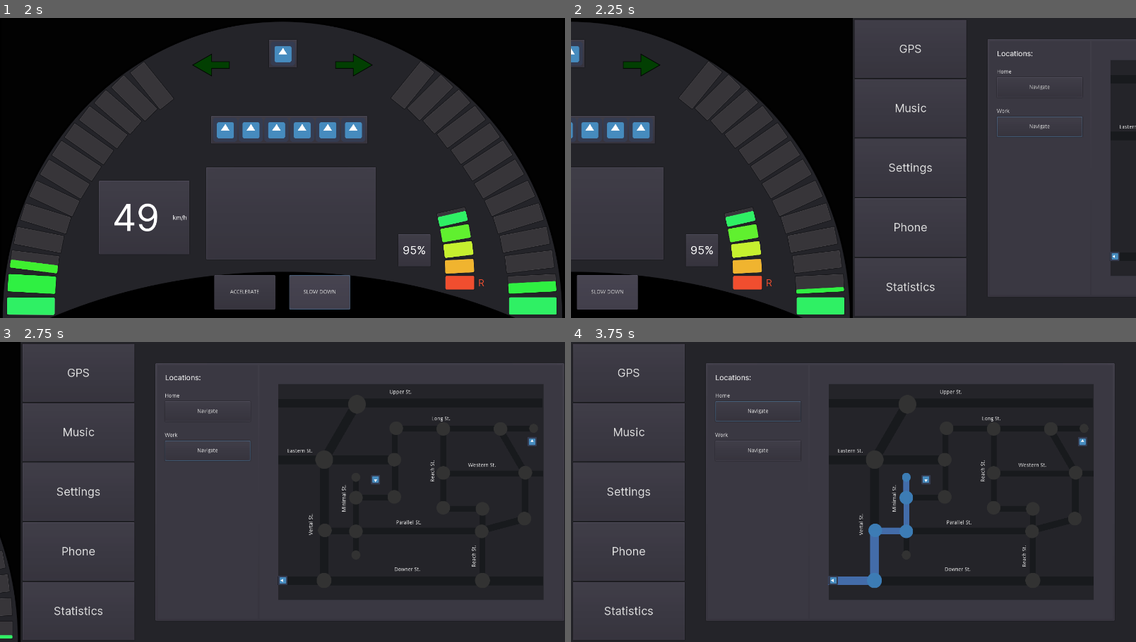
Above: before the commit, frames 1-4 (two rows, left to right).
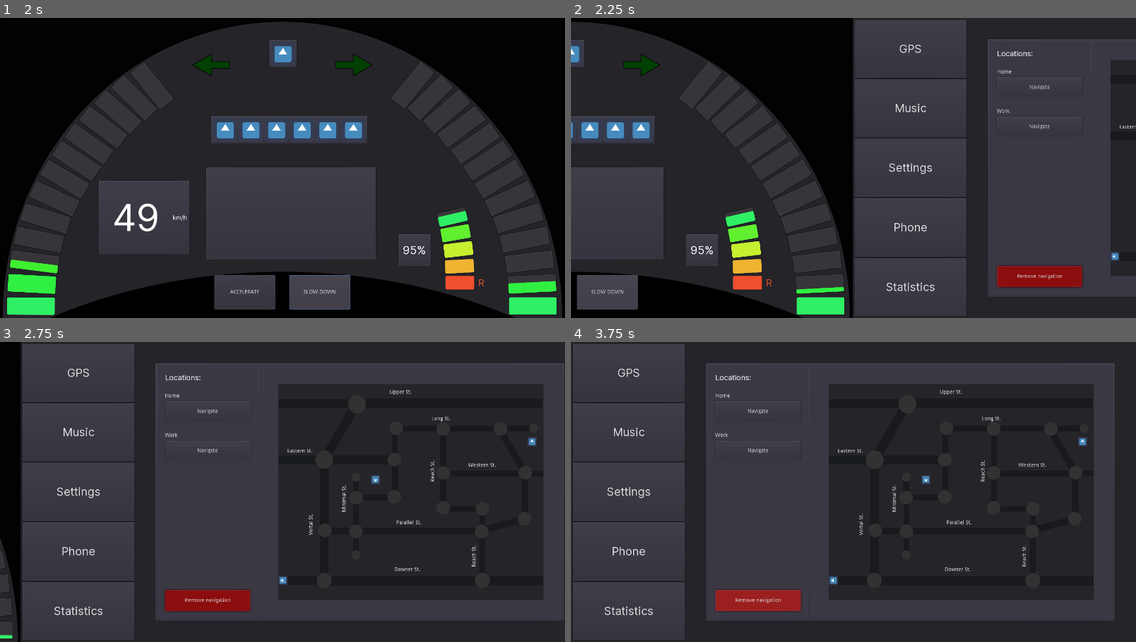
Above: after the commit, the same moments.

Repository: przadkap/car-dashboard
Game: Godot game, scene res://App.tscn
Two runs of this game, one before a commit and one after it. Both use one fixed random seed, a clock stepped at 60 frames per second and the inputs below. The engine's default icon, where the game draws it, is replaced by a stand-in: a white triangle on a blue panel in a dark square. Sound files missing from this copy of the repository are replaced by a short silence.
Inputs (mouse positions are in pixels of both pictures, inside the frame that each line leads up to):
- Up to frame 1 (2 s): click "ACCELERATE" at 0.5 s; click "SLOW DOWN" at 1.25 s
- Up to frame 2 (2.25 s): tap Enter at 2 s; hold Right from 2.03 s (still down); tap 0 at 2.1 s
- Up to frame 3 (2.75 s): keep holding Right
- Up to frame 4 (3.75 s): release Right at 2.75 s; click "Navigate" at 2.75 s; click (757, 600) at 3.5 s, where only the run after the commit has a clickable "Remove navigation"

Frame 1 is identical in both runs. In frame 2, 1.2% of the frame differs, in the area x 75-91%, y 32-90%; in frame 3, 1.2%; in frame 4, 2.1%, in the area x 25-61%, y 19-90%.

Commit message:
add reset nav button, fix for music

Diff:
--- a/Car Dashboard/App.tscn
+++ b/Car Dashboard/App.tscn
@@ -23,7 +23,10 @@
 [ext_resource path="res://images/BTWMask.png" type="Texture" id=21]
 [ext_resource path="res://images/circle_black.png" type="Texture" id=22]
 [ext_resource path="res://MMScreen/GPS.gd" type="Script" id=23]
+[ext_resource path="res://MMScreen/styleboxes/buttons/warning-normal.stylebox" type="StyleBox" id=24]
 [ext_resource path="res://MMScreen/styleboxes/inactive.stylebox" type="StyleBox" id=25]
+[ext_resource path="res://MMScreen/styleboxes/buttons/warning-hover.tres" type="StyleBox" id=26]
+[ext_resource path="res://MMScreen/styleboxes/buttons/warning-pressed.stylebox" type="StyleBox" id=27]
 
 [sub_resource type="DynamicFont" id=1]
 size = 100
@@ -1047,6 +1050,25 @@
 size_flags_vertical = 3
 text = "Navigate"
 
+[node name="Separator" type="Control" parent="MultimediaScreen/PanelContainer/SideSeparator/Content/GPS/HBoxContainer/Locations/LocationList"]
+margin_top = 265.0
+margin_right = 227.0
+margin_bottom = 549.0
+size_flags_horizontal = 3
+size_flags_vertical = 3
+size_flags_stretch_ratio = 5.0
+
+[node name="Clear" type="Button" parent="MultimediaScreen/PanelContainer/SideSeparator/Content/GPS/HBoxContainer/Locations/LocationList"]
+margin_top = 579.0
+margin_right = 227.0
+margin_bottom = 636.0
+size_flags_horizontal = 3
+size_flags_vertical = 3
+custom_styles/hover = ExtResource( 26 )
+custom_styles/pressed = ExtResource( 27 )
+custom_styles/normal = ExtResource( 24 )
+text = "Remove navigation"
+
 [node name="Map" type="PanelContainer" parent="MultimediaScreen/PanelContainer/SideSeparator/Content/GPS/HBoxContainer"]
 margin_left = 271.0
 margin_right = 1075.0
@@ -1906,6 +1928,7 @@
 [connection signal="pressed" from="MultimediaScreen/PanelContainer/SideSeparator/Sidebar/Statistics" to="MultimediaScreen" method="_on_Statistics_pressed"]
 [connection signal="pressed" from="MultimediaScreen/PanelContainer/SideSeparator/Content/GPS/HBoxContainer/Locations/LocationList/Home/Navigate" to="MultimediaScreen/PanelContainer/SideSeparator/Content/GPS" method="_on_NavigateHome_pressed"]
 [connection signal="pressed" from="MultimediaScreen/PanelContainer/SideSeparator/Content/GPS/HBoxContainer/Locations/LocationList/Work/Navigate" to="MultimediaScreen/PanelContainer/SideSeparator/Content/GPS" method="_on_NavigateWork_pressed"]
+[connection signal="pressed" from="MultimediaScreen/PanelContainer/SideSeparator/Content/GPS/HBoxContainer/Locations/LocationList/Clear" to="MultimediaScreen/PanelContainer/SideSeparator/Content/GPS" method="_on_Clear_pressed"]
 [connection signal="music_toggle" from="MultimediaScreen/PanelContainer/SideSeparator/Content/MusicPlayer" to="MultimediaScreen" method="_on_MusicPlayer_music_toggle"]
 [connection signal="switch_song" from="MultimediaScreen/PanelContainer/SideSeparator/Content/MusicPlayer" to="MultimediaScreen" method="_on_MusicPlayer_switch_song"]
 [connection signal="call_toggled" from="MultimediaScreen/PanelContainer/SideSeparator/Content/Phone" to="MultimediaScreen" method="_on_Phone_call_toggled"]
--- a/Car Dashboard/BTWScreen/MultimediaScreen.gd
+++ b/Car Dashboard/BTWScreen/MultimediaScreen.gd
@@ -78,6 +78,7 @@
 func _on_Phone_call_toggled(calling):
 	if(calling && !$MusicAudio.stream_paused):
 		$MusicAudio.stream_paused = true
+		emit_signal("music_toggled", true)
 	else:
 #		$MusicAudio.stream_paused = false
 		pass
--- a/Car Dashboard/MMScreen/GPS.gd
+++ b/Car Dashboard/MMScreen/GPS.gd
@@ -29,8 +29,40 @@
 		$HBoxContainer/Map/MapField/Intersections/MENDU
 	]
 
+	work_streets = [
+		$HBoxContainer/Map/MapField/DownerSt/ProgressBar,
+		$HBoxContainer/Map/MapField/DownerSt/ProgressBar2,
+		$HBoxContainer/Map/MapField/ReachSt/ProgressBar,
+		$HBoxContainer/Map/MapField/ReachSt/ProgressBar2,
+		$HBoxContainer/Map/MapField/ReachSt/ProgressBar3,
+		$HBoxContainer/Map/MapField/ReachSt/ProgressBar4,
+		$HBoxContainer/Map/MapField/ReachSt/ProgressBar5,
+		$HBoxContainer/Map/MapField/LongSt/ProgressBar5,
+		$HBoxContainer/Map/MapField/LongSt/ProgressBar6
+	]
+
+	work_nodes = [
+		$HBoxContainer/Map/MapField/Intersections/VD,
+		$HBoxContainer/Map/MapField/Intersections/RD,
+		$HBoxContainer/Map/MapField/Intersections/RP,
+		$HBoxContainer/Map/MapField/Intersections/RR1,
+		$HBoxContainer/Map/MapField/Intersections/RR2,
+		$HBoxContainer/Map/MapField/Intersections/RW,
+		$HBoxContainer/Map/MapField/Intersections/RL,
+		$HBoxContainer/Map/MapField/Intersections/PL,
+		$HBoxContainer/Map/MapField/Intersections/LENDR
+	]
+
+func clear_path(streets, nodes):
+	for street in streets:
+		street.add_stylebox_override("fg", inactive_stylebox)
+
+	for node in nodes:
+		node.texture = inactive_node
 
 func _on_NavigateHome_pressed():
+
+	clear_path(work_streets, work_nodes)
 
 	for street in home_streets:
 		street.add_stylebox_override("fg", highlight_stylebox)
@@ -40,14 +72,15 @@
 
 func _on_NavigateWork_pressed():
 
-	for street in home_streets:
-		street.add_stylebox_override("fg", inactive_stylebox)
-
-	for node in home_nodes:
-		node.texture = inactive_node
+	clear_path(home_streets, home_nodes)
 
 	for street in work_streets:
 		street.add_stylebox_override("fg", highlight_stylebox)
 
 	for node in work_nodes:
 		node.texture = highlight_node
+
+
+func _on_Clear_pressed():
+	clear_path(home_streets, home_nodes)
+	clear_path(work_streets, work_nodes)
--- /dev/null
+++ b/Car Dashboard/MMScreen/styleboxes/buttons/warning-hover.tres
@@ -0,0 +1,11 @@
+[gd_resource type="StyleBoxFlat" format=2]
+
+[resource]
+bg_color = Color( 0.615686, 0.12549, 0.12549, 1 )
+border_color = Color( 0.0156863, 0.00392157, 0.00392157, 1 )
+border_blend = true
+corner_radius_top_left = 2
+corner_radius_top_right = 2
+corner_radius_bottom_right = 2
+corner_radius_bottom_left = 2
+shadow_size = 3
Not shown: 4 places in Car Dashboard/App.tscn that only renumber resources
Binary file added: Car Dashboard/MMScreen/styleboxes/buttons/warning-normal.stylebox
Binary file added: Car Dashboard/MMScreen/styleboxes/buttons/warning-pressed.stylebox
